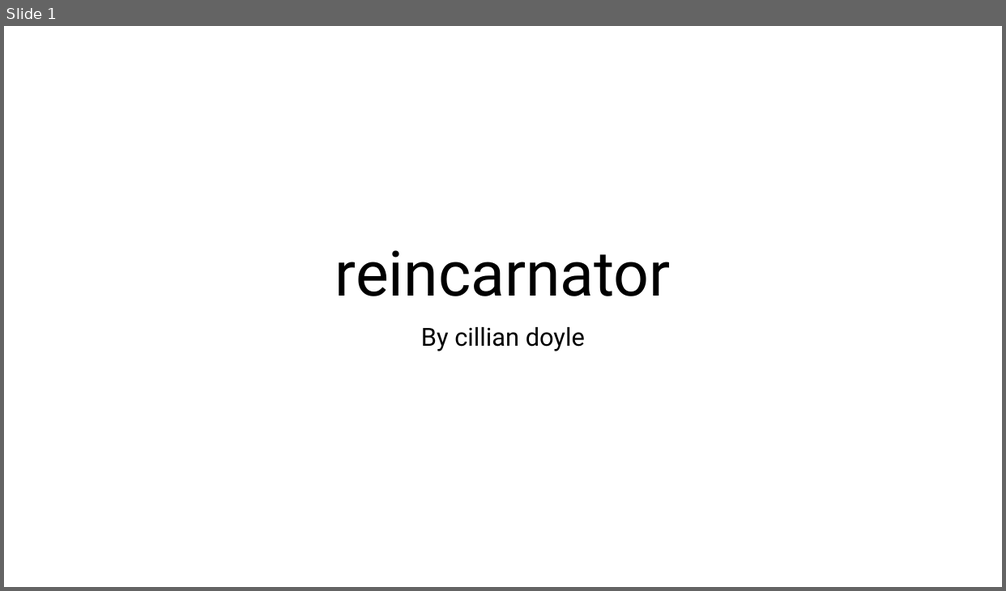
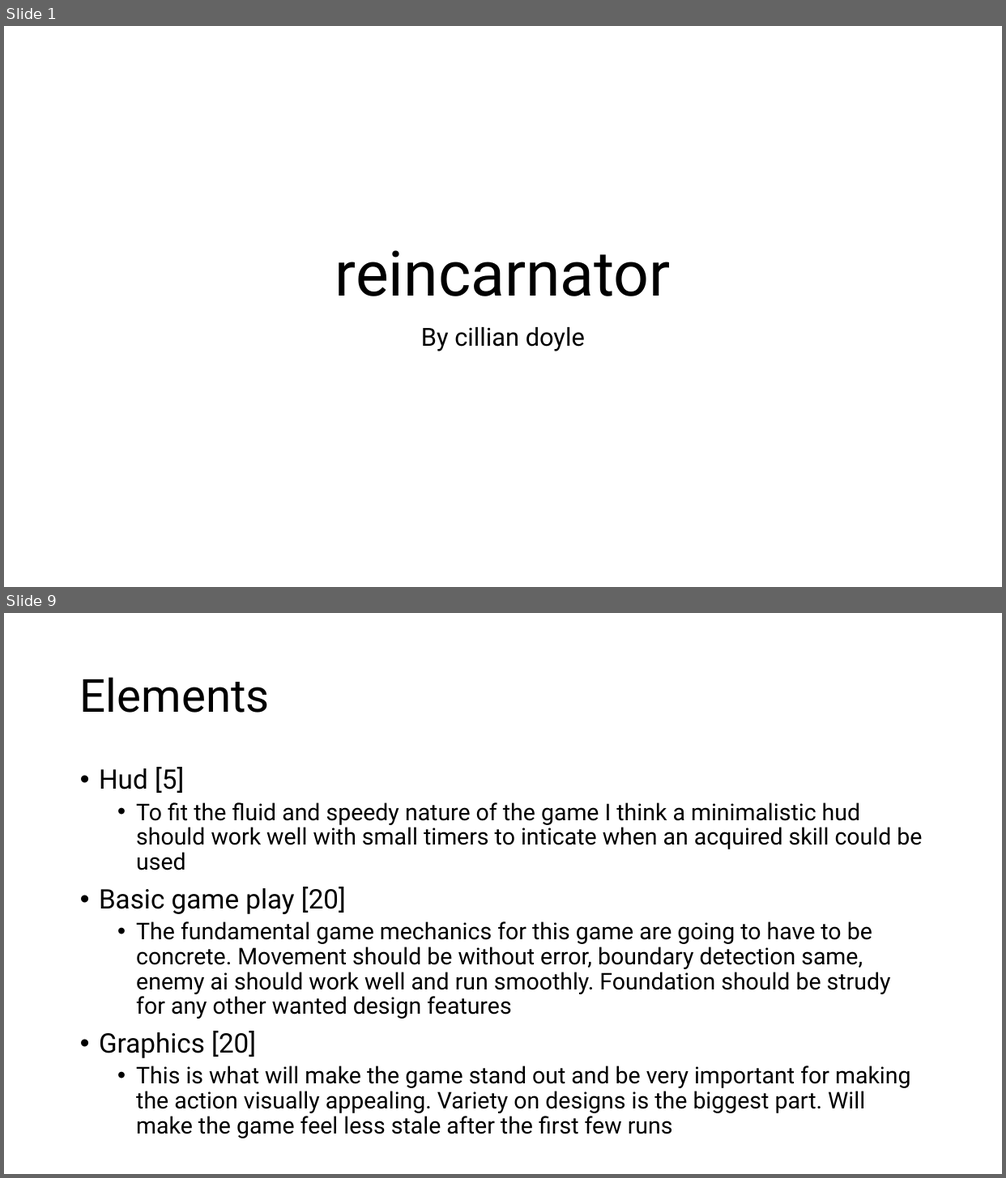
Before and after one commit to PeterLowe/concept25-Cillian-Doyle, a slide deck: cillians docs/concept document.pptx. Shown one above the other, each under a label of ours: slide 1 before the commit, slides 1 and 9 after it; the slides between them are not shown. The pictures are 1006x591 and 1006x1178 pixels, drawn with LibreOffice and Linux fonts; fonts in the diff are those of the drawing. Boxes give left, top, right and bottom in pixels: in the first picture for what was removed or moved away, otherwise in the second. Text is boxed around its words. In the diff, an @@ line names an element or a change of style, - is before the commit and + after.

```diff
--- a/cillians docs/concept document.pptx
+++ b/cillians docs/concept document.pptx
@@ slide 9 added at <box>4,613,1002,1174</box>, background #FFFFFF @@
@@ title added at <box>80,677,270,713</box>, 44 pt, text #000000 @@
+Elements
@@ text added at <box>99,767,922,1135</box>, 22.2 pt, text #000000 @@
+• Hud [5]
+  • To fit the fluid and speedy nature of the game I think a minimalistic hud should work well with small timers to inticate when an acquired skill could be used
+• Basic game play [20]
+  • The fundamental game mechanics for this game are going to have to be concrete. Movement should be without error, boundary detection same, enemy ai should work well and run smoothly. Foundation should be strudy for any other wanted design features
+• Graphics [20]
+  • This is what will make the game stand out and be very important for making the action visually appealing. Variety on designs is the biggest part. Will make the game feel less stale after the first few runs
```
Also in this commit, not shown: 2 slides changed, 6 other slides added, 1 other file.
